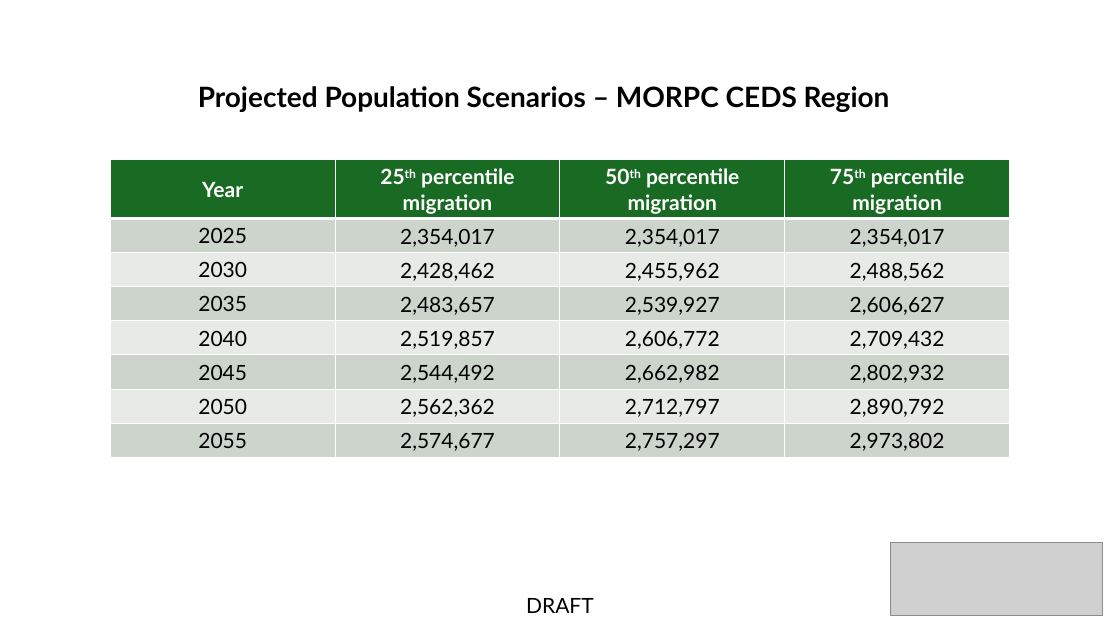
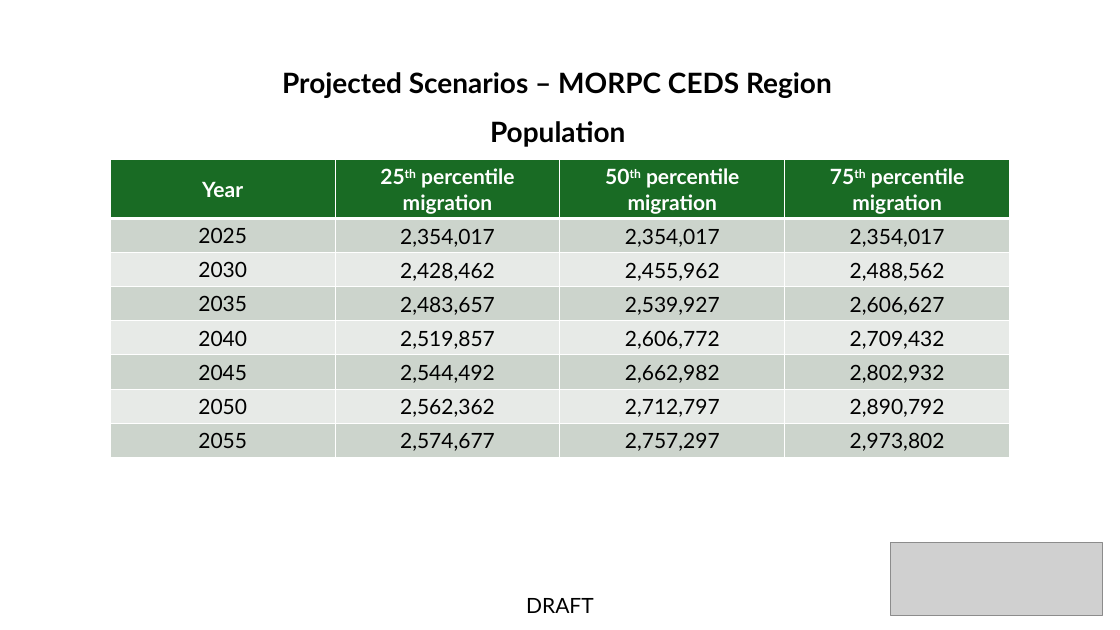
Before and after one commit to morpc/morpc-county-controls, a slide deck: slide 83 of deliverables/MORPC County Projections.pptx (slide 43 before the commit). Drawn at 1120x630 pixels with LibreOffice and Linux fonts; fonts in the diff are those of the drawing; grey boxes stand for pictures. Boxes give left, top, right and bottom in pixels: in the first picture for what was removed or moved away, otherwise in the second. Text is boxed around its words. In the diff, an @@ line names an element or a change of style, - is before the commit and + after.

```diff
--- a/deliverables/MORPC County Projections.pptx
+++ b/deliverables/MORPC County Projections.pptx
@@ text at <box>282,72,832,98</box>: text changed @@
-Projected Population Scenarios – MORPC CEDS Region
+Projected Scenarios – MORPC CEDS Region
@@ text added at <box>490,121,625,147</box>, 24 pt, text #000000, bold @@
+Population
```
Also in this commit, not shown: 23 other slides changed, 46 slides added.
